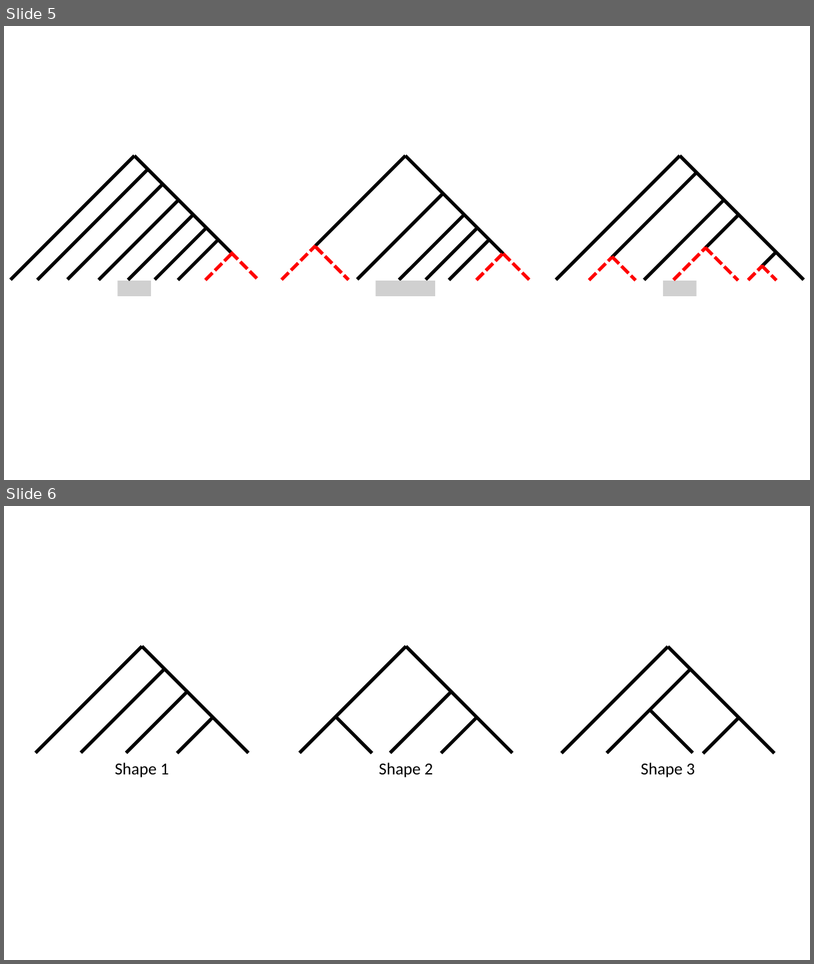
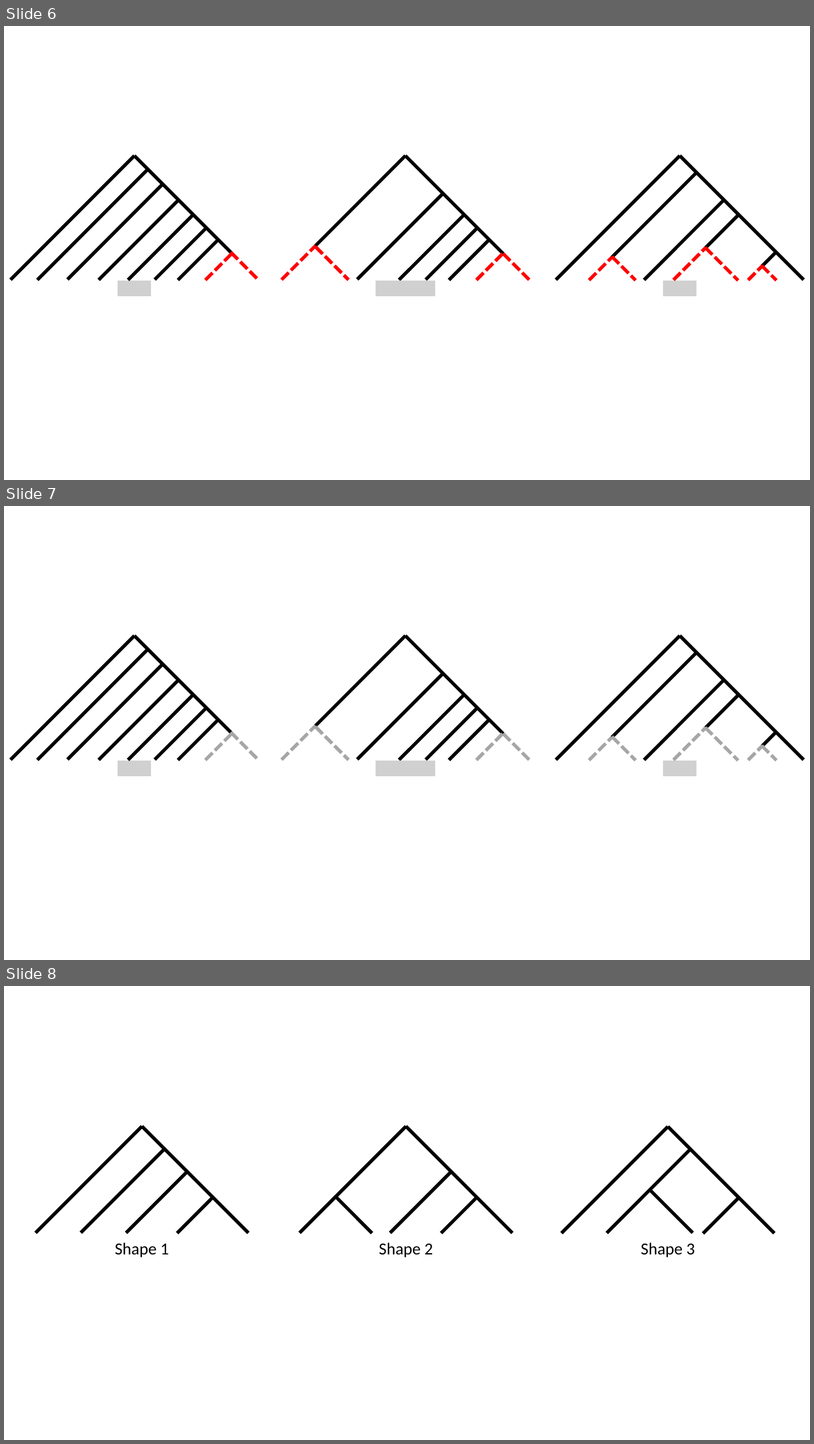
Before and after one commit to niemasd/Dual-Birth-Model, a slide deck: figures/model_figures.pptx. Shown one above the other, each under a label of ours: slides 5 and 6 before the commit, slides 6, 7 and 8 after it. The pictures are 814x964 and 814x1444 pixels, drawn with LibreOffice and Linux fonts; fonts in the diff are those of the drawing; grey boxes stand for pictures. Boxes give left, top, right and bottom in pixels: in the first picture for what was removed or moved away, otherwise in the second. Text is boxed around its words. In the diff, an @@ line names an element or a change of style, - is before the commit and + after.

```diff
--- a/figures/model_figures.pptx
+++ b/figures/model_figures.pptx
@@ slide 7 added at (x1=4, y1=506, x2=810, y2=960), background #FFFFFF @@
@@ group added at (x1=11, y1=636, x2=258, y2=776): 10 lines, 1 picture @@
@@ group added at (x1=282, y1=636, x2=530, y2=776): 10 lines, 1 picture @@
@@ group added at (x1=557, y1=636, x2=804, y2=776): 12 lines, 1 picture @@
@@ what was slide 5 is now slide 6 @@
@@ what was slide 6 is now slide 8 @@
```
Also in this commit, not shown: 1 slide changed, 1 other slide added, 3 other files.
